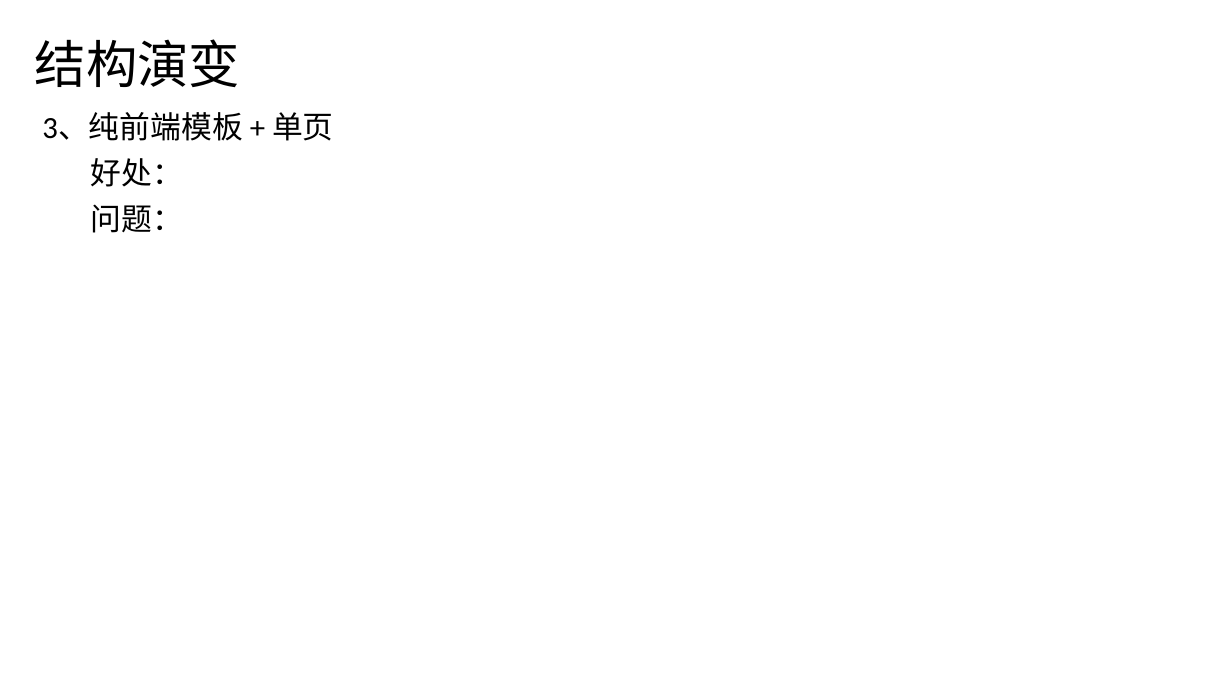
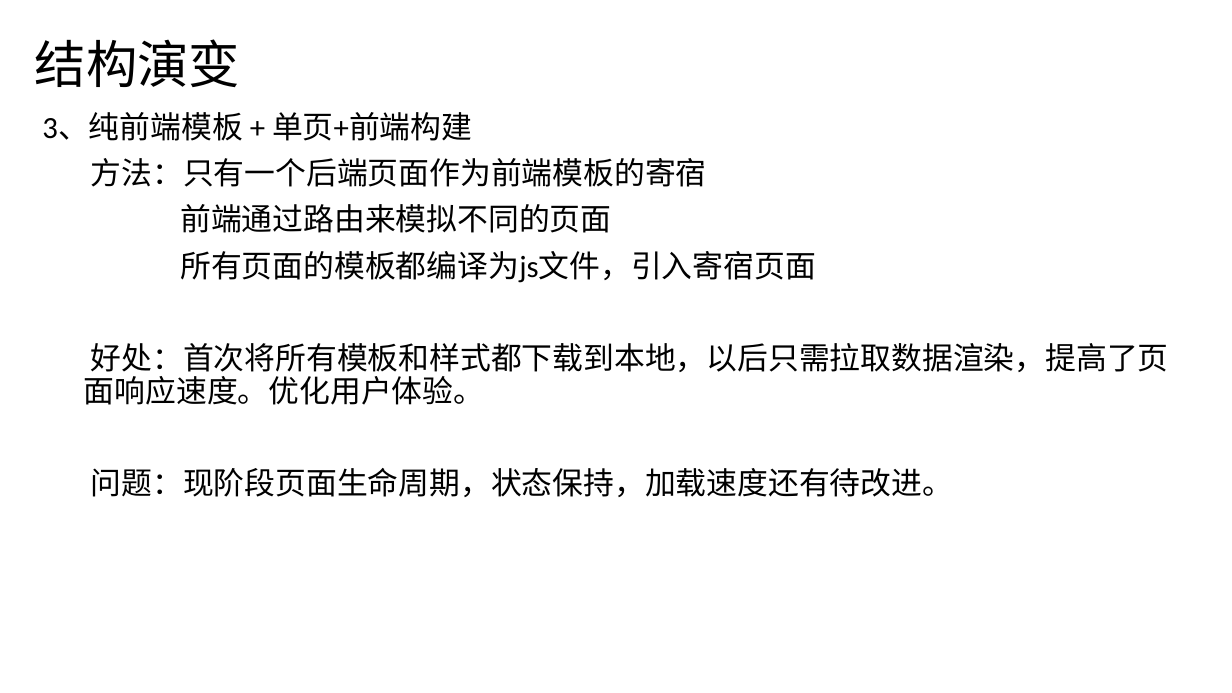
Before and after one commit to gaogaolater/JVFramework, a slide deck: slide 4 of H5前端介绍.pptx. Drawn at 1232x693 pixels with LibreOffice and Linux fonts; fonts in the diff are those of the drawing. Boxes give left, top, right and bottom in pixels: in the first picture for what was removed or moved away, otherwise in the second. Text is boxed around its words. In the diff, an @@ line names an element or a change of style, - is before the commit and + after.

```diff
--- a/H5前端介绍.pptx
+++ b/H5前端介绍.pptx
@@ subtitle at (42, 112, 1169, 497): text changed @@
-3、纯前端模板 + 单页
-好处：
-问题：
+3、纯前端模板 + 单页+前端构建
+方法：只有一个后端页面作为前端模板的寄宿
+前端通过路由来模拟不同的页面
+所有页面的模板都编译为js文件，引入寄宿页面
+好处：首次将所有模板和样式都下载到本地，以后只需拉取数据渲染，提高了页 面响应速度。优化用户体验。
+问题：现阶段页面生命周期，状态保持，加载速度还有待改进。
```
Also in this commit, not shown: 4 other slides changed, 3 slides removed.
